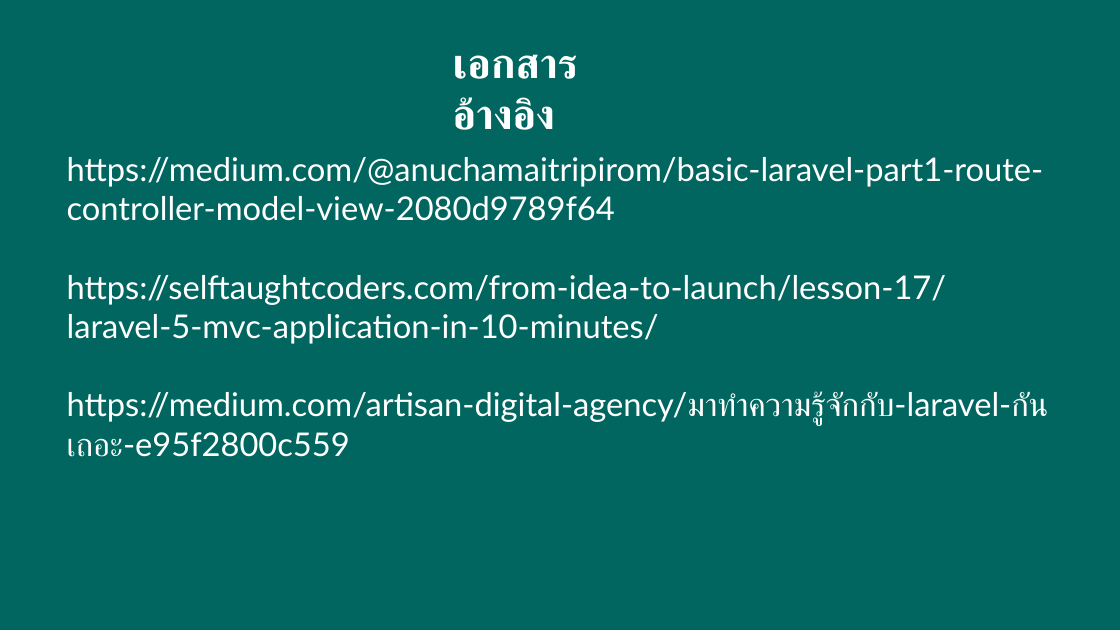
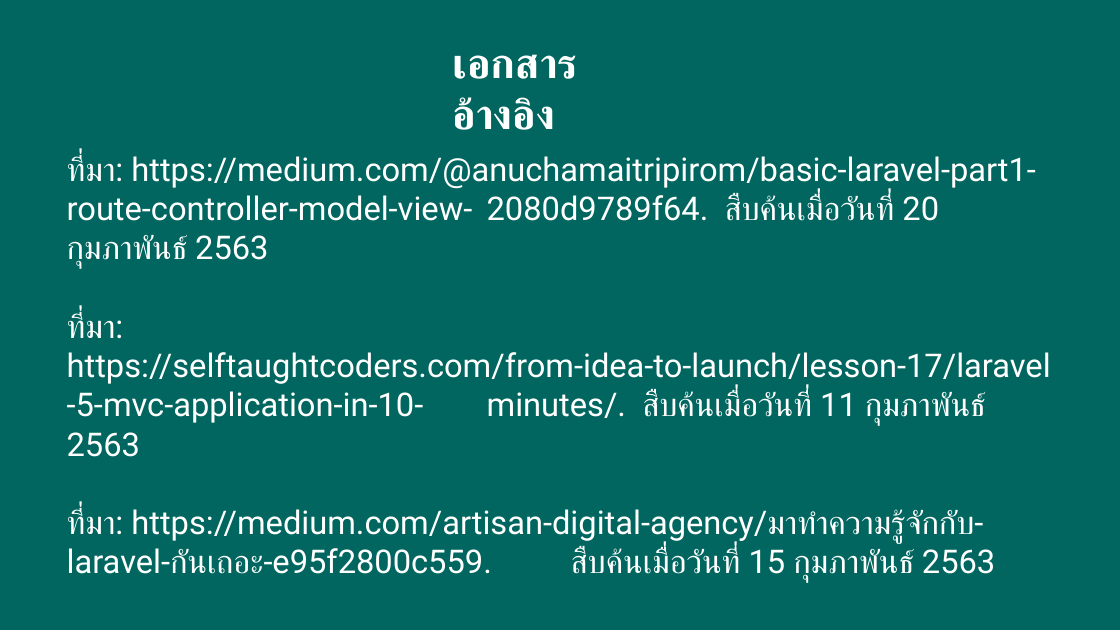
Before and after one commit to Somnuek124/Internship, a slide deck: slide 24 of LARAVEL FRAMEWORK Present.pptx (slide 22 before the commit). Drawn at 1120x630 pixels with LibreOffice and Linux fonts; fonts in the diff are those of the drawing. Boxes give left, top, right and bottom in pixels: in the first picture for what was removed or moved away, otherwise in the second. Text is boxed around its words. In the diff, an @@ line names an element or a change of style, - is before the commit and + after.

```diff
--- a/LARAVEL FRAMEWORK Present.pptx
+++ b/LARAVEL FRAMEWORK Present.pptx
@@ text at [67,155,1051,582]: text changed; font Lato to Roboto @@
-https://medium.com/@anuchamaitripirom/basic-laravel-part1-route-controller-model-view-2080d9789f64
-https://selftaughtcoders.com/from-idea-to-launch/lesson-17/laravel-5-mvc-application-in-10-minutes/
-https://medium.com/artisan-digital-agency/มาทำความรู้จักกับ-laravel-กันเถอะ-e95f2800c559
+ที่มา: https://medium.com/@anuchamaitripirom/basic-laravel-part1-route-controller-model-view- 2080d9789f64. สืบค้นเมื่อวันที่ 20 กุมภาพันธ์ 2563
+ที่มา: https://selftaughtcoders.com/from-idea-to-launch/lesson-17/laravel-5-mvc-application-in-10- minutes/. สืบค้นเมื่อวันที่ 11 กุมภาพันธ์ 2563
+ที่มา: https://medium.com/artisan-digital-agency/มาทำความรู้จักกับ-laravel-กันเถอะ-e95f2800c559. สืบค้นเมื่อวันที่ 15 กุมภาพันธ์ 2563
```
Also in this commit, not shown: 20 other slides changed, 2 slides added, 2 other files.
